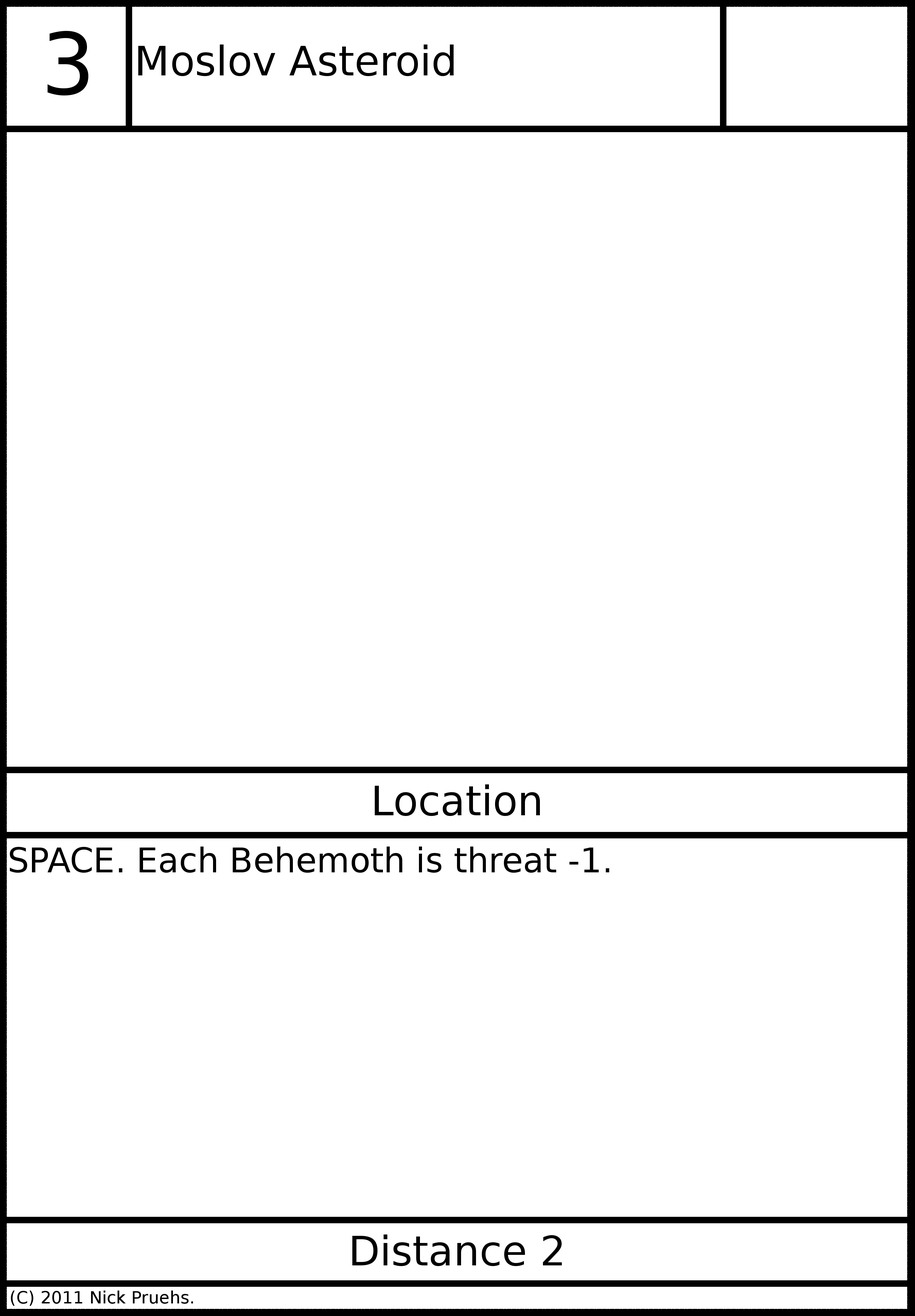
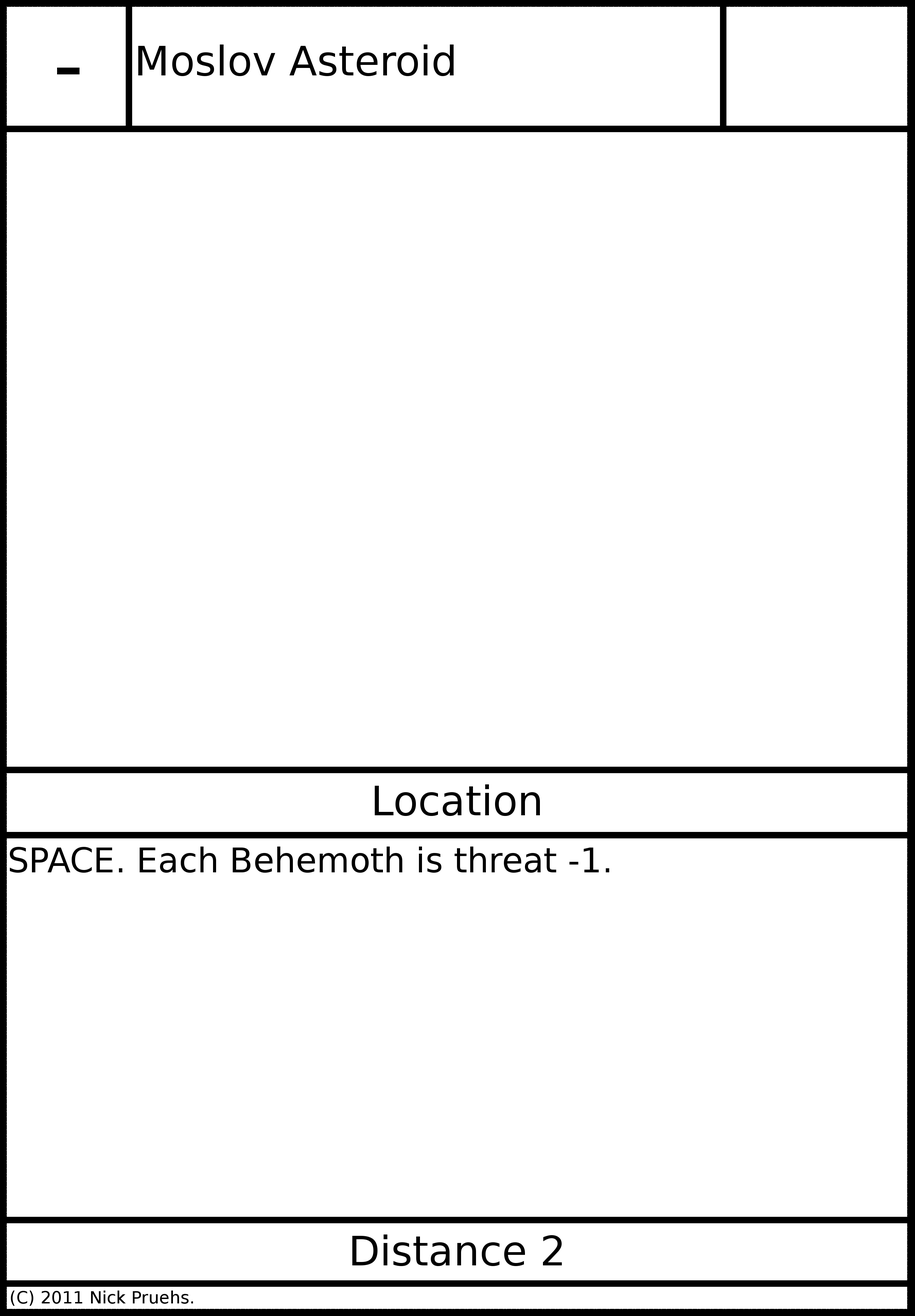
The second 915px x 1316px image is a revision of the first. Changes to its layers:
painted on "Threat" over (47, 30, 89, 96)
